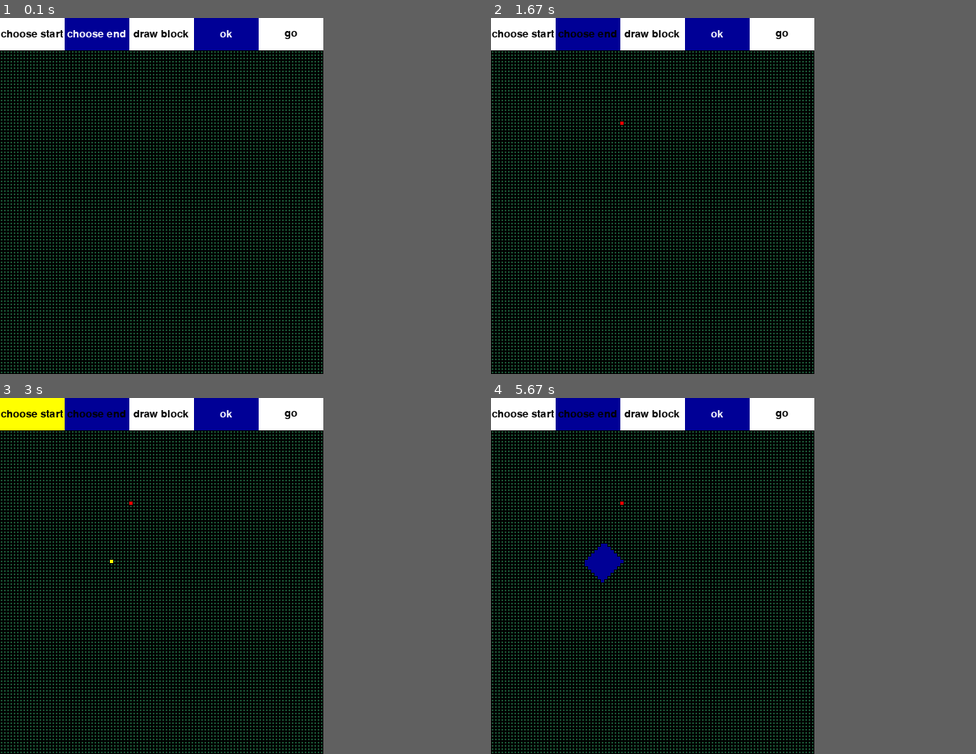
Above: before the commit, frames 1-4 (two rows, left to right).
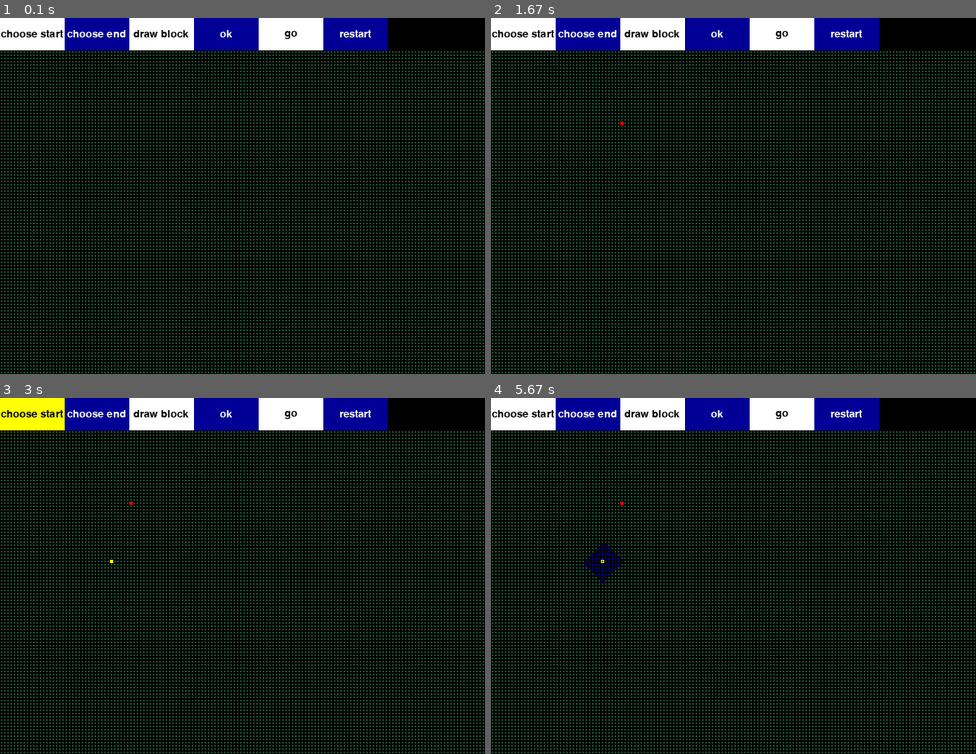
Above: after the commit, the same moments.

Repository: jay841224/pygame-path
Game: pygame game, started from game_start.py
Two runs of this game, one before a commit and one after it. Both use one fixed random seed, a clock stepped at 60 frames per second and the inputs below.
Inputs (mouse positions are in pixels of both pictures, inside the frame that each line leads up to):
- Up to frame 1 (0.1 s): no input
- Up to frame 2 (1.67 s): click (845, 35) at 0.38 s; press the mouse at (588, 35) at 0.7 s; move the mouse to (680, 153) at 0.8 s; release the mouse at (772, 270) at 0.93 s; click (621, 124) at 1.05 s; press the mouse at (718, 35) at 1.37 s; move the mouse to (670, 171) at 1.47 s; release the mouse at (626, 309) at 1.6 s
- Up to frame 3 (3 s): press the mouse at (160, 415) at 1.7 s; move the mouse to (111, 483) at 1.8 s; release the mouse at (63, 551) at 1.93 s; press the mouse at (227, 415) at 2.03 s; move the mouse to (218, 479) at 2.13 s; release the mouse at (213, 543) at 2.27 s; click (33, 415) at 2.38 s; click (111, 558) at 2.72 s
- Up to frame 4 (5.67 s): press the mouse at (718, 415) at 3.03 s; move the mouse to (782, 462) at 3.13 s; release the mouse at (849, 508) at 3.27 s; press the mouse at (782, 415) at 4.37 s; move the mouse to (786, 519) at 4.47 s; release the mouse at (791, 625) at 4.6 s
In our replay, the window is 400x440 before the commit and 600x440 after it. These sizes can differ from the game's own. Grey fills any space a smaller window leaves; there, only what the larger window draws over its background counts as a difference.

The runs differ from the first frame. In frame 1, 8.8% of the frame differs, in the area x 66-100%, y 0-100%; in frame 2, 8.9%; in frame 3, 8.9%; in frame 4, 9.3%, in the area x 13-100%, y 0-100%.

Commit message:
add clear

Diff:
--- a/game_start.py
+++ b/game_start.py
@@ -1,10 +1,9 @@
-import pygame
+import pygame, sys
 import numpy as np
 from math import sqrt
-from pygame.locals import*
 pygame.init()
 
-def define_block():
+def define_block():#distriction of drawing
     ox = []
     oy = []
     while True:
@@ -13,7 +12,7 @@
             if event.type == pygame.MOUSEBUTTONDOWN:
                 mouse = pygame.mouse.get_pos()
                 draw = True
-                if mouse[0] < 320 and mouse[0] > 240 and mouse[1] < 40 and mouse[1] > 0:
+                if mouse[0] < button_width*4 and mouse[0] > button_width*3 and mouse[1] < 40 and mouse[1] > 0:
                     draw_block_but.change_color(white)
                     draw_block_but.draw(background, black)
                     return ox, oy
@@ -50,7 +49,7 @@
             if event.type == pygame.MOUSEBUTTONDOWN:
                 mouse = pygame.mouse.get_pos()
 
-                if mouse[0] < 320 and mouse[0] > 240 and mouse[1] < 40 and mouse[1] > 0:
+                if mouse[0] < button_width*4 and mouse[0] > button_width*3 and mouse[1] < 40 and mouse[1] > 0:
                         draw_block_but.change_color(white)
                         draw_block_but.draw(background, black)
                         choose_start_but.change_color(white)
@@ -76,11 +75,11 @@
             if event.type == pygame.MOUSEBUTTONDOWN:
                 mouse = pygame.mouse.get_pos()
 
-                if mouse[0] < 320 and mouse[0] > 240 and mouse[1] < 40 and mouse[1] > 0:
+                if mouse[0] < button_width*4 and mouse[0] > button_width*3 and mouse[1] < 40 and mouse[1] > 0:
                         draw_block_but.change_color(white)
                         draw_block_but.draw(background, black)
                         choose_end_but.change_color(blue)
-                        choose_end_but.draw(background, black)
+                        choose_end_but.draw(background, white)
                         return x, y
                 else:
                     x = mouse[0]//4
@@ -98,7 +97,7 @@
         pygame.display.update()
 
 def draw_rect(x, y, color):
-    pygame.draw.rect(background, color, ((x*4, (y + 10)*4), (4, 4)))
+    pygame.draw.rect(background, color, ((x*4 + 1, (y + 10)*4 + 1), (2, 2)))
     pygame.display.update()
 class button():
     def __init__(self, color, x, y, width, heigh, text=''):
@@ -195,7 +194,7 @@
 
 
     def verify_node(self, node):
-        if node.x >= 100 or node.x <= 0 or node.y >= 100 or node.y <= 0:
+        if node.x >= x_dir_box or node.x <= 0 or node.y >= x_dir_box or node.y <= 0:
             return False
         if self.block[node.x][node.y]:
             return False
@@ -203,10 +202,10 @@
 
 
     def get_block(self):
-        block = [[False for _ in range(100)] for _ in range(100)]
-
-        for x in range(100):
-            for y in range(100):
+        block = [[False for _ in range(x_dir_box)] for _ in range(x_dir_box)]
+
+        for x in range(x_dir_box):
+            for y in range(x_dir_box):
                 for bx, by in zip(self.ox, self.oy):
                     if sqrt((bx - x)**2 + (by - y)**2) < 0.1:
                         block[x][y] = True
@@ -229,29 +228,32 @@
 
 
     def cal_index(self, p):
-        return p.x + p.y*100
-
-
-
-screen, background = start_window((400, 440))
+        return p.x + p.y*x_dir_box
+
+x_dir_box = 150
+
+screen, background = start_window((600, 440))
 white = [255, 255, 255]
 blue = [0, 0, 150]
 black = [0, 0, 0]
 yellow = [255, 255, 0]
 red = [255, 0, 0]
+button_width = 80
 #window set button
-choose_start_but = button(white, 0, 0, 80, 40, text='choose start')
+choose_start_but = button(white, 0, 0, button_width, 40, text='choose start')
 choose_start_but.draw(background, black)
-choose_end_but = button(blue, 80, 0, 80, 40, text='choose end')
+choose_end_but = button(blue, button_width, 0, button_width, 40, text='choose end')
 choose_end_but.draw(background, white)
-draw_block_but = button(white, 160, 0, 80, 40, text='draw block')
+draw_block_but = button(white, button_width*2, 0, button_width, 40, text='draw block')
 draw_block_but.draw(background, black)
-draw_ok_but = button(blue, 240, 0, 80, 40, text='ok')
+draw_ok_but = button(blue, button_width*3, 0, button_width, 40, text='ok')
 draw_ok_but.draw(background, white)
-draw_go_button = button(white, 320, 0, 80, 40, text='go')
+draw_go_button = button(white, button_width*4, 0, button_width, 40, text='go')
 draw_go_button.draw(background, black)
-
-for row in range(100):
+draw_restart_but = button(blue, button_width*5, 0, button_width, 40, text='restart')
+draw_restart_but.draw(background, white)
+
+for row in range(x_dir_box):
     for col in range(10, 110):
         pygame.draw.rect(background, [25, 80, 50], ((row*4, col*4), (4, 4)))
         pygame.draw.rect(background, [0, 0, 0], ((row*4, col*4), (4, 4)), 1)
@@ -273,19 +275,19 @@
     for event in pygame.event.get():
         if event.type == pygame.MOUSEBUTTONDOWN:
             mouse = pygame.mouse.get_pos()
-            if mouse[0] < 80 and mouse[0] > 0 and mouse[1] < 40 and mouse[1] > 0:#define start
+            if mouse[0] < button_width and mouse[0] > 0 and mouse[1] < 40 and mouse[1] > 0:#define start
                 sx = None
                 sy = None
                 choose_start_but.change_color(yellow)
                 choose_start_but.draw(background, black)
                 sx, sy = define_a_pos_st(oxx, oyy)
-            if mouse[0] < 160 and mouse[0] > 80 and mouse[1] < 40 and mouse[1] > 0:#define end
+            if mouse[0] < button_width*2 and mouse[0] > button_width and mouse[1] < 40 and mouse[1] > 0:#define end
                 ex = None
                 ey = None
                 choose_end_but.change_color(yellow)
-                choose_end_but.draw(background, black)
+                choose_end_but.draw(background, white)
                 ex, ey = define_a_pos_end(oxx, oyy)
-            if mouse[0] < 240 and mouse[0] > 160 and mouse[1] < 40 and mouse[1] > 0:#draw block
+            if mouse[0] < button_width*3 and mouse[0] > button_width*2 and mouse[1] < 40 and mouse[1] > 0:#draw block
                 draw_block_but.change_color(yellow)
                 draw_block_but.draw(background, black)
                 block = True
@@ -295,9 +297,30 @@
                 oyy += oy
                 block = False
 
-            if mouse[0] < 400 and mouse[0] > 320 and mouse[1] < 40 and mouse[1] > 0:
+            if mouse[0] < button_width*5 and mouse[0] > button_width*4 and mouse[1] < 40 and mouse[1] > 0:
                 dijkstra = Dijkstra(oxx, [oy - 10 for oy in oyy])
                 rx, ry = dijkstra.planning(sx, sy - 10, ex, ey - 10)
                 for x, y in zip(rx, ry):
                     draw_rect(x, y, yellow)
-    pygame.display.update()
+                pygame.draw.rect(background, yellow, ((sx*4, sy*4), (4, 4)))
+                pygame.draw.rect(background, red, ((ex*4, ey*4), (4, 4)))
+
+            if mouse[0] < button_width*6 and mouse[0] > button_width*5 and mouse[1] < 40 and mouse[1] > 0:
+                oxx = []
+                oyy = []
+                sx = None
+                sy = None
+                ex = None
+                ey = None
+                for row in range(x_dir_box):
+                    for col in range(10, 110):
+                        pygame.draw.rect(background, [25, 80, 50], ((row*4, col*4), (4, 4)))
+                        pygame.draw.rect(background, [0, 0, 0], ((row*4, col*4), (4, 4)), 1)
+
+        if event.type == pygame.QUIT:
+            pygame.quit()
+    try:
+        pygame.display.update()
+
+    except:
+        run = False
